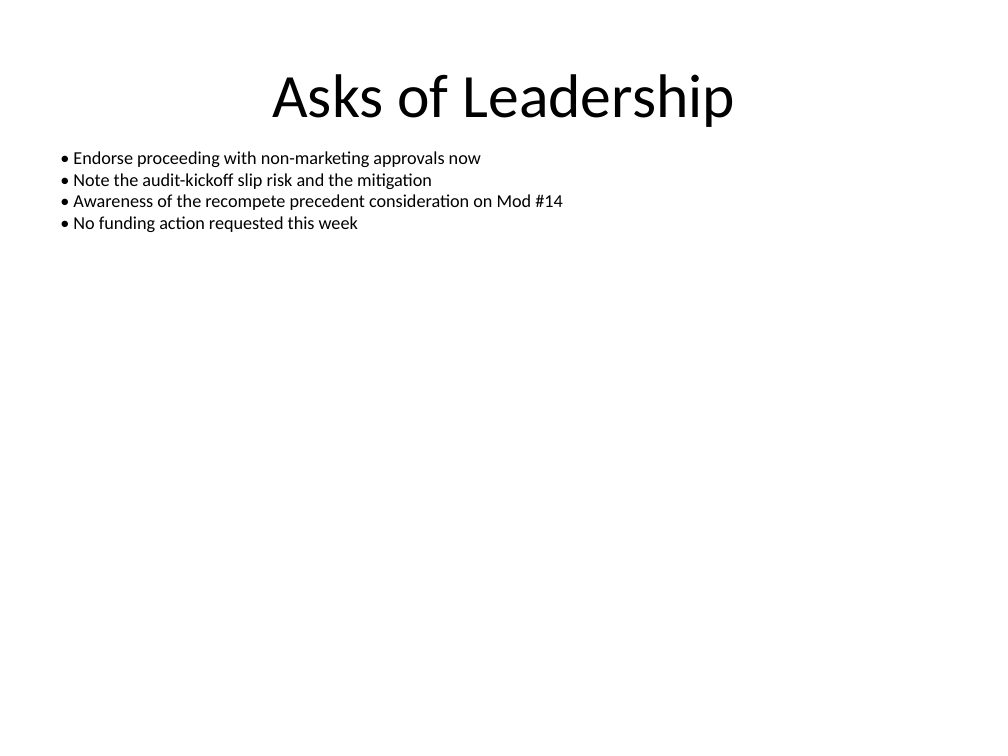
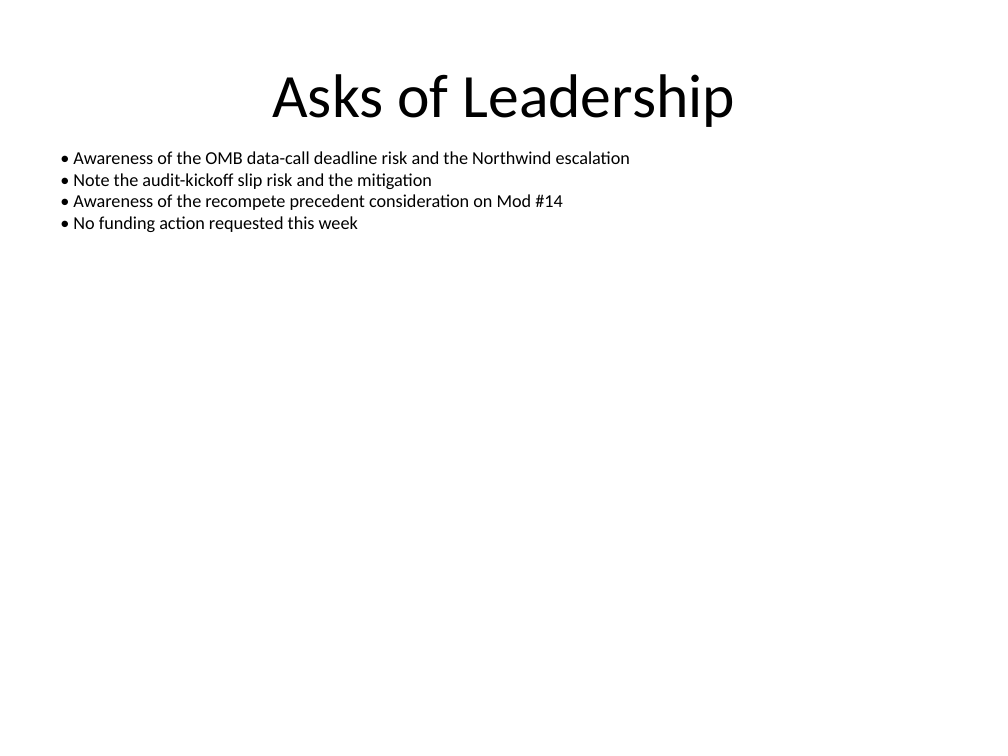
Before and after one commit to opsgility/cciio-phase2, a slide deck: slide 11 of assets/Quarterly_Deck.pptx. Drawn at 1008x756 pixels with LibreOffice and Linux fonts; fonts in the diff are those of the drawing. Boxes give left, top, right and bottom in pixels: in the first picture for what was removed or moved away, otherwise in the second. Text is boxed around its words. In the diff, an @@ line names an element or a change of style, - is before the commit and + after.

```diff
--- a/assets/Quarterly_Deck.pptx
+++ b/assets/Quarterly_Deck.pptx
@@ text at <box>73,151,630,164</box>: text changed @@
-• Endorse proceeding with non-marketing approvals now
+• Awareness of the OMB data-call deadline risk and the Northwind escalation
```
Also in this commit, not shown: 8 other slides changed, 4 other files.
